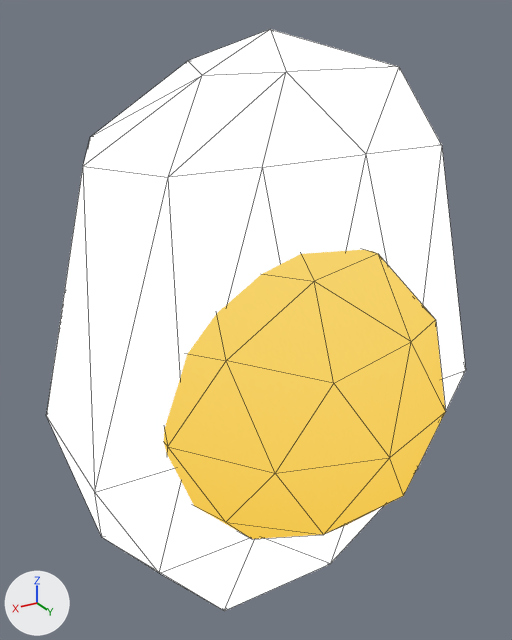
An edit to the Blender file working-files/egg.blend, drawn before and after from the same camera.
Camera for both pictures: a 50 mm camera at (1.55, 2.48, 1.61) aimed at (0.01, -0.1, 0.33). Arrows for +X, +Y and +Z are at lower left; the lights stay in place. Mesh edges are drawn as thin lines.

Names of what the first picture shows: 'Egg'.
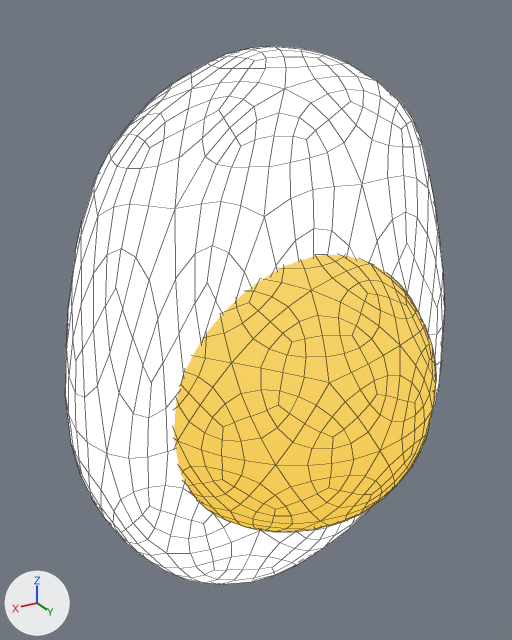
Patch to the scene script:
```diff
--- a/working-files/egg.blend.py
+++ b/working-files/egg.blend.py
@@ ob_egg @@
 ob_egg.location = (0.0, 0.0, 0.0)
+_m = ob_egg.modifiers.new('Subdivision', 'SUBSURF')
```

Changed parts and their boxes (x1, y1, x2, y2) in the pictures (512 x 640 px):
'Egg', modifiers changed (10% narrower, 8% shorter): before (46, 29, 466, 611); after (65, 46, 445, 584)
